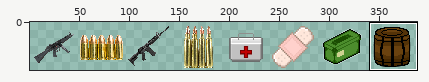
File history of a sprite sheet, res/item_strip.png. The picture above shows the old version from afar; the outline marks the close-up.
Close-up. Earlier state:
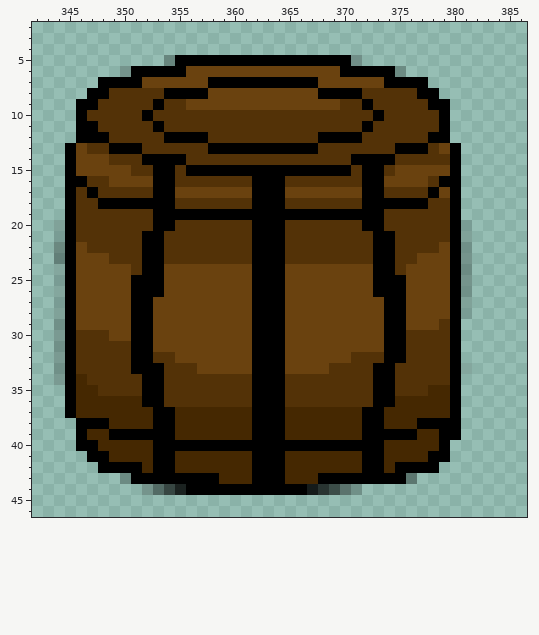
The file is 432x48 pixels. Pixels under 10% opacity are left out. Colours within 5 levels of each other are drawn and written as one. Shown: x 342..386, y 2..46. The old version is drawn lined up with the new one. The wide view leaves out empty margins. The commit also changed other parts of the picture, which this record leaves out.
And afterwards:
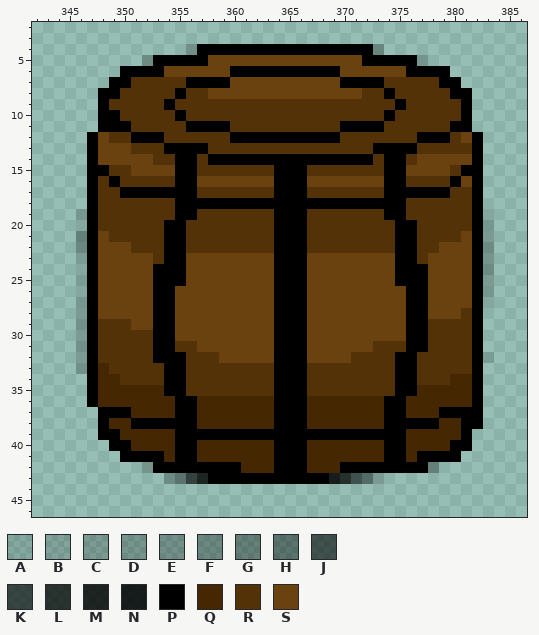
Palette (. is transparent): A #0000001f  B #00000026  C #00000030  D #00000038  E #0000003f  F #00000049  G #00000055  H #00000065  J #00000091  K #000000a1  L #000000b9  M #000000ce  N #000000d8  P #000000  Q #452801  R #533207  S #6a420f
What changed:
whole drawing moved by -2,+1 (the old picture is shown already moved)
Changed rows in their new state; - is an unchanged pixel.
first column x 344:
 4 ------------EPPPPPPPPPPPPPPPPE----------
 5 --------DPP---SSSSSSSSSSSSSSPPPPPD------
 6 ------P---SS----PPPPPPPPPPSSSSSSPPPP----
 7 ----.--RRRRRPP--SSSSSSSS--PPPPRRRRRPP---
 8 ---.-P----R-RR----------SSSS--P--RRRPP--
 9 --..P----RP-RRRRRRRRRRRRRR--R--P--RRRP--
10 --..PP--R--P-----------------RP----RRP--
11 --..PPP--R--PPPP----------PP-P-----RPP--
12 --.-S--PPPRRRR--PPPPPPPP--RR-----P--RSP-
13 -..PSSSR--PPPPRRRRRRRRRR-----PP--R-RRRP-
14 -..P-SSSSRR-P-PPPPPPPPPPPPP--R-P-SSSSSP-
15 -..PPRRSSSSP-RRRRRRR---RRRR-RRPP----RPP-
16 -..P-PRRRRRPPSSSSSSS-PPSSSSSSSPPRR-R-SP-
17 -..---PPP--PPRRRRRRR-PPRRRRRRRPPPP-PRRP-
18 -..PRRRRRRRPPPPPPP---PPPPPPP----RR--RRP-
19 -.BP-----RR--RRRRRRR---RRRRRRRPP----RRPA
20 ..AP-----R-P------RR-PP-----RR-PP---RRPB
21 ..FPS---RRPP------RR-PP------RRPP---RSPC
22 ..FPSSS-RRPP------RR-PP------RRPP---SSPD
23 ..AP-SSSSRPPSSSSSSSS-PPSSSSSSSSPPR--SSPD
24 ..AP---SS-PP------SS-PP------SSPPP--SSPD
25 ..AP---SS-PP------SS-PP------SS-PP--SSPC
26 ..AP---SS-P-------SS-PP------SSSPP--SSPB
27 ..BP---SSPP-------SS-PP-------SSPP--SSPA
28 ..CP---SSPP-------SS-PP-------SSPP--SRP-
29 ..CPRRRSSPP-------SS-PP-------SSPPR-RRP-
30 ..CP-RRRRPP-------SS-PP-------SSPP--RRP-
31 ..CP---RRPPRR-----SS-PP------RRRPP--RRP-
32 ..CP---RRPPPRRR---SS-PP-------R-P---RRPA
33 ..CPQ--RRRPP-RRRRRRR-PPRR----RRPP---RRP-
34 ...PQQ--RRPP------RR-PP------RRPP---QQP-
35 -..PQQQQQQPP------RR-PP------RRPPQ--QQP-
36 -..P----QQQPPQQQQQQQ-PPQQQQQQQ-P----QQP-
37 -...PPP--QQPP-----QQ-PP-----QQPP---P-PP-
38 --..---PP--PP-----QQ-PP-----QQPPP--QQPP-
39 --..P-QQQQQPPPPPPP---PPPPPPP----Q--QQP--
40 --...PP--QQ--QQQQQQQ---QQQQQQQPP---QPP--
41 ---...PPP-QPP-----QQ-PP-----QQPP-P--P---
42 ----....D--PPPPPP-QQ-PP---PP--P---G-----
43 ------....DHKM-PPP---PPP-NLJHC...-------
44 --------....................------------
Boxes around the changes in both close-ups, in picture pixels (x1, y1, x2, y2):
changed: (54, 44, 494, 495)
